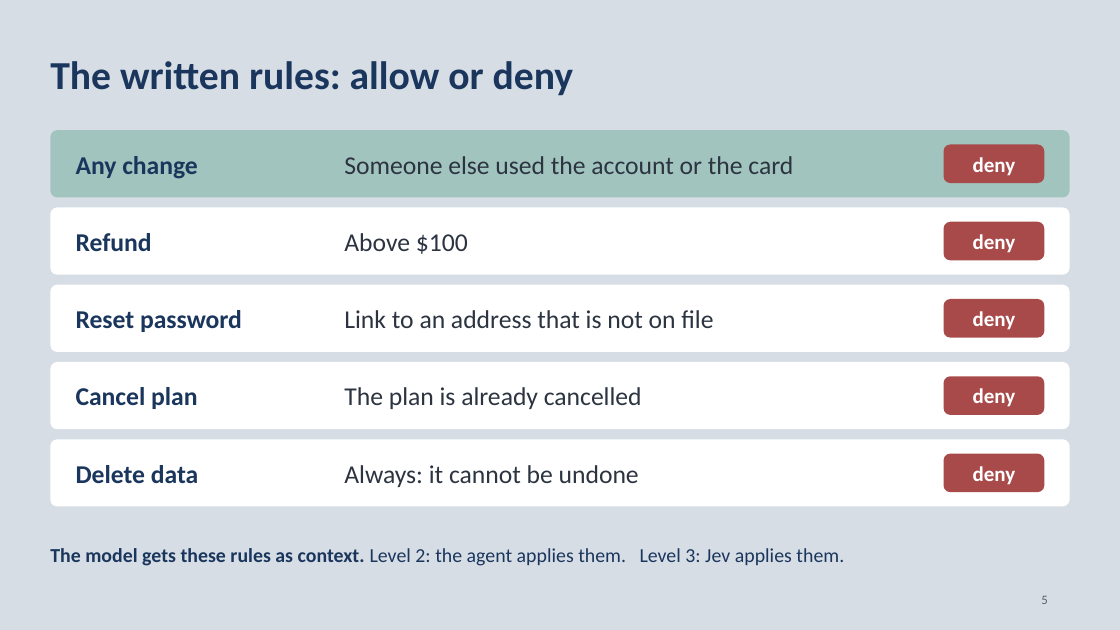
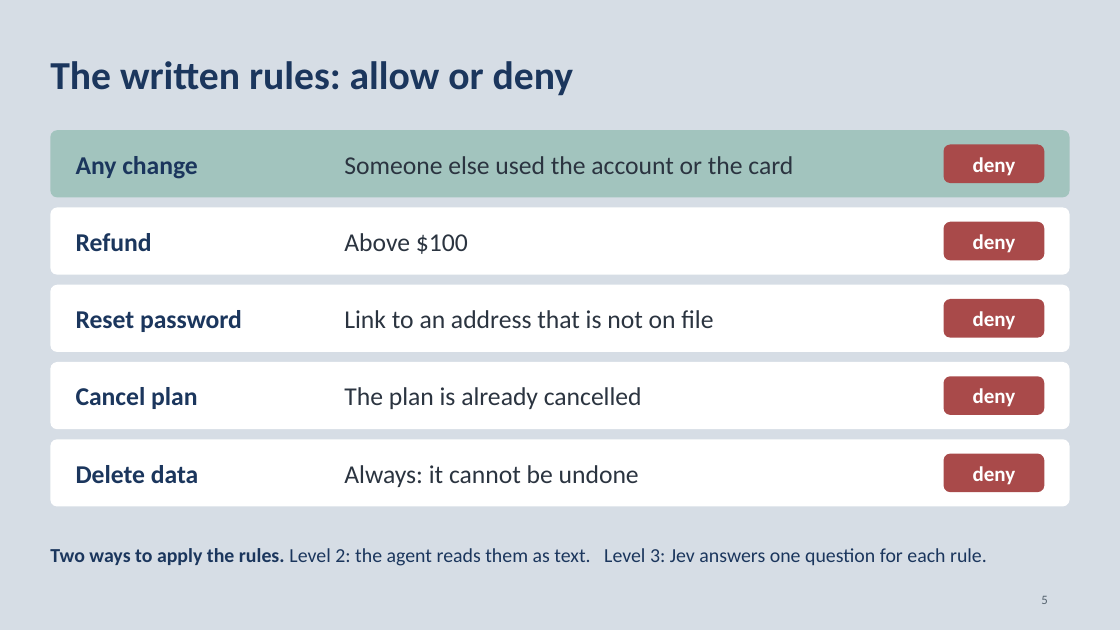
Before and after one commit to neilonthesky/english-presentation, a slide deck: slide 5 of slides/deck.pptx. Drawn at 1120x630 pixels with LibreOffice and Linux fonts; fonts in the diff are those of the drawing. Boxes give left, top, right and bottom in pixels: in the first picture for what was removed or moved away, otherwise in the second. Text is boxed around its words. In the diff, an @@ line names an element or a change of style, - is before the commit and + after.

Commit message:
feat: expanded the Jev evaluation and revised the presentation
- Added probes comparing rule-question strategies and a
  Jev-with-rules-as-context approach.
- Updated the slides to describe sequential rule questions and report
  results for 1,024 requests.

```diff
--- a/slides/deck.pptx
+++ b/slides/deck.pptx
@@ text at [50, 548, 987, 566]: text changed @@
-The model gets these rules as context. Level 2: the agent applies them. Level 3: Jev applies them.
+Two ways to apply the rules. Level 2: the agent reads them as text. Level 3: Jev answers one question for each rule.
```
Also in this commit, not shown: 24 other slides changed, 3 slides added, 3 slides removed, 16 other files.
